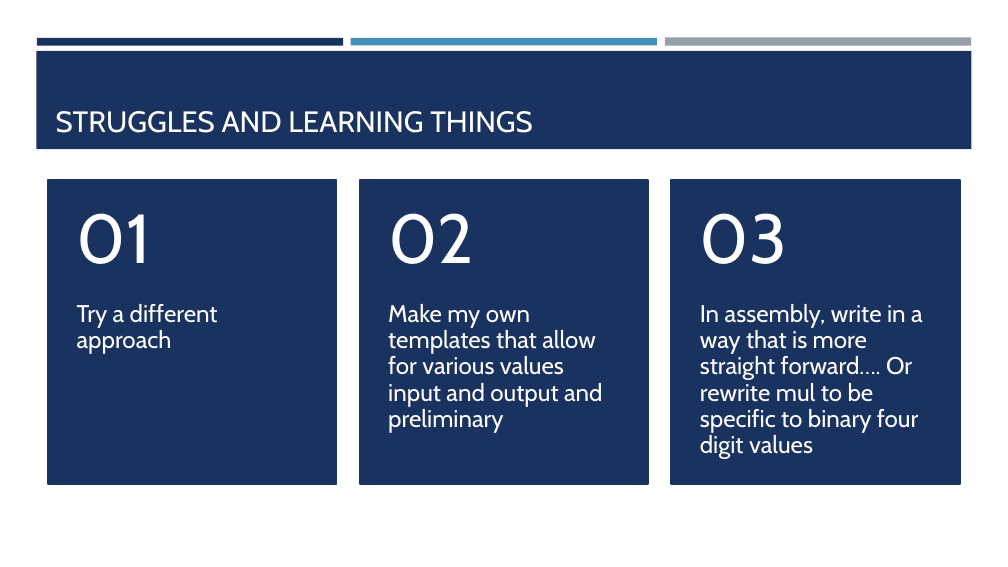
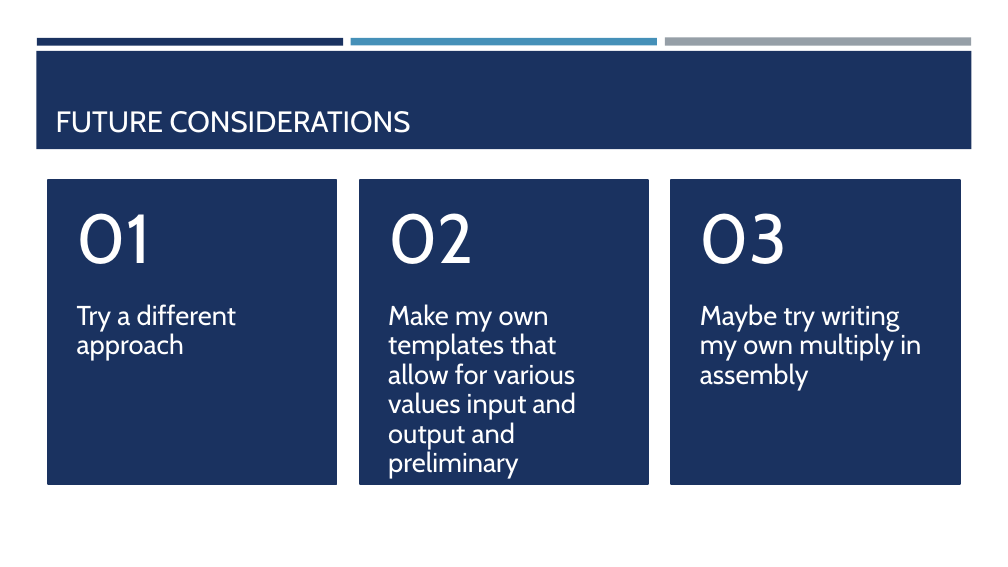
Before and after one commit to LisaJacklin/CS301_Project, a slide deck: slide 11 of CS301_ProjectPresentation.pptx (slide 13 before the commit). Drawn at 1008x567 pixels with LibreOffice and Linux fonts; fonts in the diff are those of the drawing. Boxes give left, top, right and bottom in pixels: in the first picture for what was removed or moved away, otherwise in the second. Text is boxed around its words. In the diff, an @@ line names an element or a change of style, - is before the commit and + after.

```diff
--- a/CS301_ProjectPresentation.pptx
+++ b/CS301_ProjectPresentation.pptx
@@ title at [56, 111, 411, 133]: text changed @@
-STRUGGLES AND LEARNING THINGS
+FUTURE CONSIDERATIONS
@@ text "Try a different approach" at [77, 304, 236, 361]: size 23 to 26 pt; more space between paragraphs @@
@@ text "Make my own templates that ..." at [388, 304, 577, 479]: size 23 to 26 pt; more space between paragraphs @@
@@ text at [700, 304, 921, 390]: text changed; size 23 to 26 pt @@
-In assembly, write in a way that is more straight forward…. Or rewrite mul to be specific to binary four digit values
+Maybe try writing my own multiply in assembly
```
Also in this commit, not shown: 3 other slides changed, 5 slides added, 7 slides removed, 6 other files.
